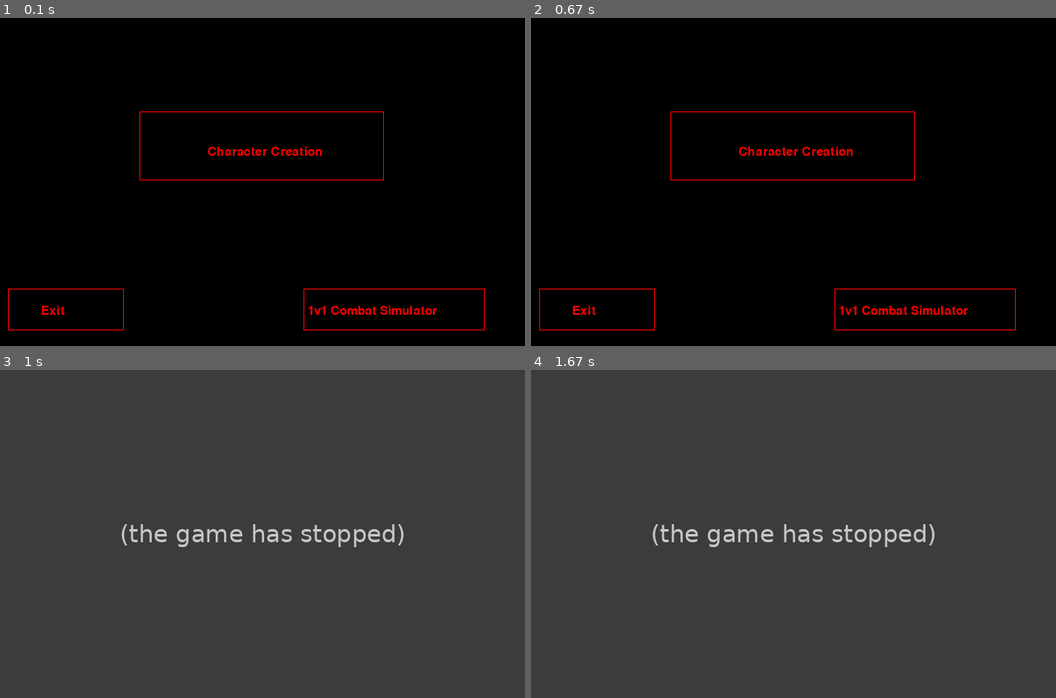
Above: before the commit, frames 1-4 (two rows, left to right).
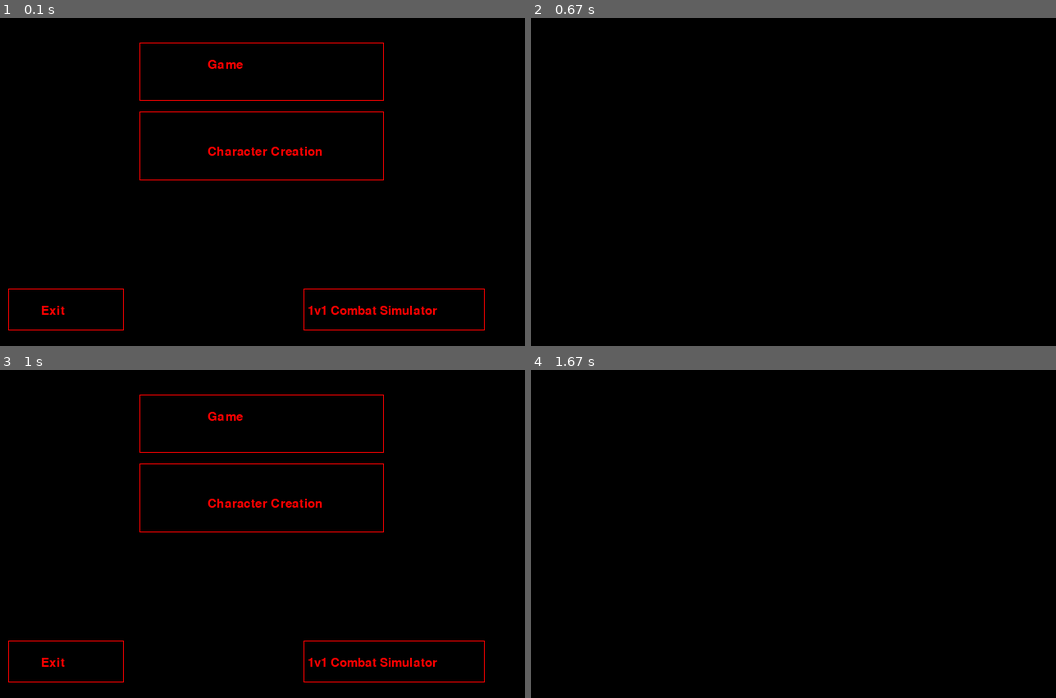
Above: after the commit, the same moments.

Repository: bbzylstra/dndgame
Game: pygame game, started from branches/open_screen.py
The game is run twice, just before and just after one commit, with the same random seed, the same clock (stepped at 60 frames per second) and the same inputs. The source is Python 2; it was converted automatically to run under Python 3.
Inputs (mouse positions are in pixels of both pictures, inside the frame that each line leads up to):
- Up to frame 1 (0.1 s): no input
- Up to frame 2 (0.67 s): press the mouse at (793, 145) at 0.37 s; move the mouse to (783, 119) at 0.47 s; release the mouse at (772, 93) at 0.6 s
- Up to frame 3 (1 s): tap Esc at 0.67 s
- Up to frame 4 (1.67 s): press the mouse at (793, 497) at 1.03 s; move the mouse to (741, 488) at 1.13 s; release the mouse at (688, 481) at 1.27 s; click (798, 415) at 1.38 s

The runs differ from the first frame. In frame 1, 0.4% of the frame differs, in the area x 26-74%, y 7-26%; in frame 2, 1.4%; in frame 3, 100%, in the area x 0-100%, y 0-100%; in frame 4, 100%.
Before the commit the program exited at 0.67 s; later frames show no game.

Commit message:
added game

Diff:
--- a/branches/open_screen.py
+++ b/branches/open_screen.py
@@ -10,6 +10,19 @@
 LEFT=1
 clock = pygame.time.Clock()
 game_font = pygame.font.Font("freesansbold.ttf",15)
+game=False
+def drawScreen(game):
+    bgcolor = 0, 0, 0
+    print 'Entered drawScreen'
+    if game == True:
+        while True:
+            event = pygame.event.poll()
+            screen.fill((bgcolor))
+            pygame.display.update()
+            if event.type == pygame.KEYDOWN:
+                if event.key == pygame.K_ESCAPE:
+                    break
+    return None
 while running:
     event = pygame.event.poll()
     if event.type == pygame.QUIT:
@@ -18,7 +31,9 @@
         x, y = event.pos
     elif event.type == pygame.MOUSEBUTTONUP and event.button == LEFT:
         print "You released the left mouse button at (%d, %d)" % event.pos
-        if (event.pos[0] >=170 and event.pos[0] <=467) and (event.pos[1] >=114 and event.pos[1] <=197) :
+        if (event.pos[0] >=170 and event.pos[0] <=467) and (event.pos[1] >=30 and event.pos[1] <=100) :
+            game=True
+        elif(event.pos[0] >=170 and event.pos[0] <=467) and (event.pos[1] >=114 and event.pos[1] <=197) :
             path=os.getcwd()
             os.startfile(path+'\charactercreation.py')
         elif (event.pos[0] >=5 and event.pos[0] <=150) and (event.pos[1] >=330 and event.pos[1] <=380) :
@@ -29,7 +44,11 @@
     if event.type == pygame.KEYDOWN:
         if event.key == pygame.K_ESCAPE:
             running = 0
+    drawScreen(game)
     screen.fill((bgcolor))
+    pygame.draw.polygon(screen, (255, 0, 0), [(170, 30),(467,30), (467, 100),(170,100)],1)
+    game = game_font.render("Game", True, (255,0, 0), (0, 0, 0))
+    screen.blit(game, (253,50) )
     pygame.draw.polygon(screen, (255, 0, 0), [(170, 114),(467,114), (467, 197),(170,197)],1)
     game = game_font.render("Character Creation", True, (255,0, 0), (0, 0, 0))
     screen.blit(game, (253,156) )
